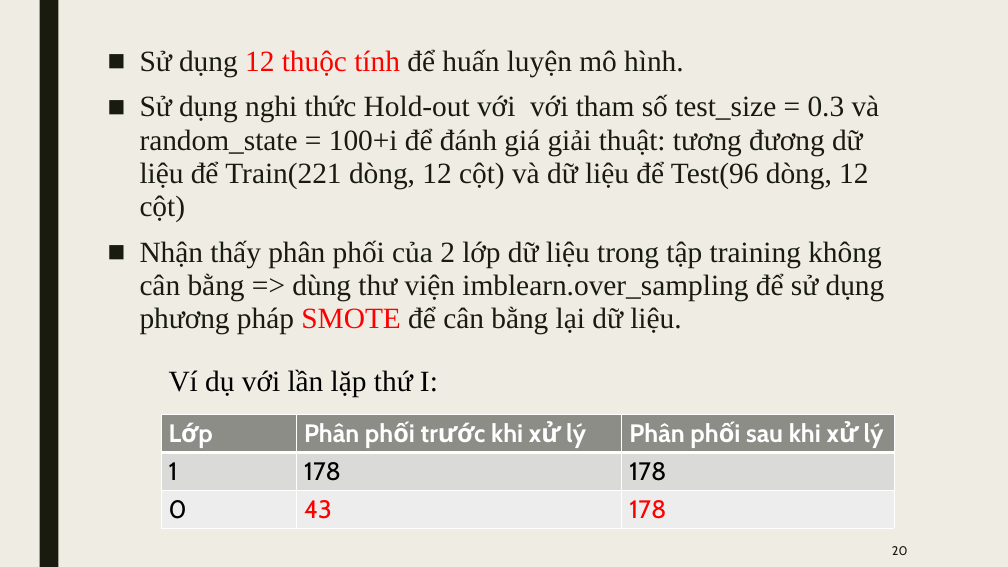
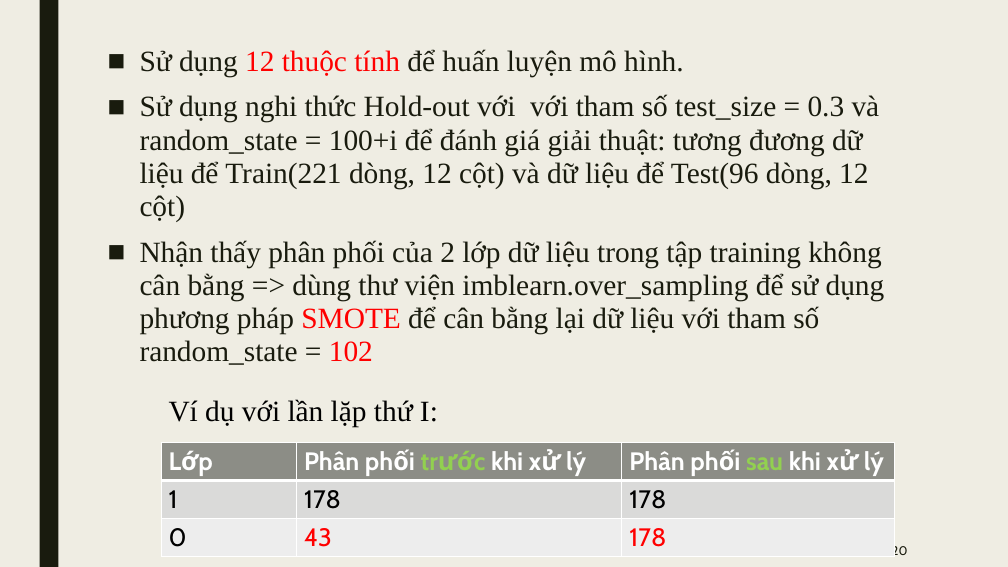
Before and after one commit to eamunt/Machine-learning-Github, a slide deck: slide 20 of Real_Breast_Cancer_Data.pptx. Drawn at 1008x567 pixels with LibreOffice and Linux fonts; fonts in the diff are those of the drawing. Boxes give left, top, right and bottom in pixels: in the first picture for what was removed or moved away, otherwise in the second. Text is boxed around its words. In the diff, an @@ line names an element or a change of style, - is before the commit and + after.

Commit message:
update ppt

```diff
--- a/Real_Breast_Cancer_Data.pptx
+++ b/Real_Breast_Cancer_Data.pptx
@@ text at [140,240,885,365]: text changed @@
-■ Nhận thấy phân phối của 2 lớp dữ liệu trong tập training không cân bằng => dùng thư viện imblearn.over_sampling để sử dụng phương pháp SMOTE để cân bằng lại dữ liệu.
+■ Nhận thấy phân phối của 2 lớp dữ liệu trong tập training không cân bằng => dùng thư viện imblearn.over_sampling để sử dụng phương pháp SMOTE để cân bằng lại dữ liệu với tham số random_state = 102
@@ text "Ví dụ với lần lặp ...": place and size @@
-text "Ví dụ với lần lặp ..." at [169,369,438,398]
+text "Ví dụ với lần lặp ..." at [169,399,438,427]
@@ table at [161,443,894,557] @@
@@ text colour #FFFFFF to #92D050 in "trước", "sau" @@
@@ table: place and size @@
-table at [161,414,894,528]
+table at [161,443,894,557]
```
Also in this commit, not shown: 13 other slides changed.
